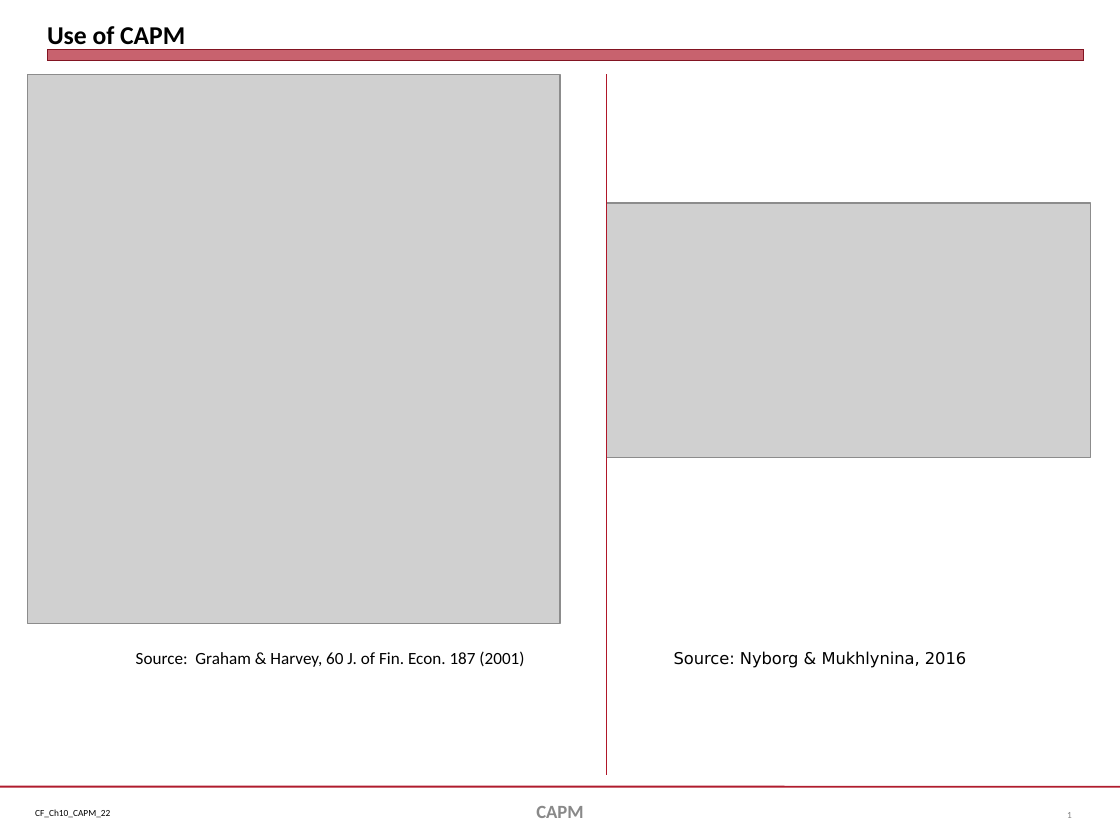
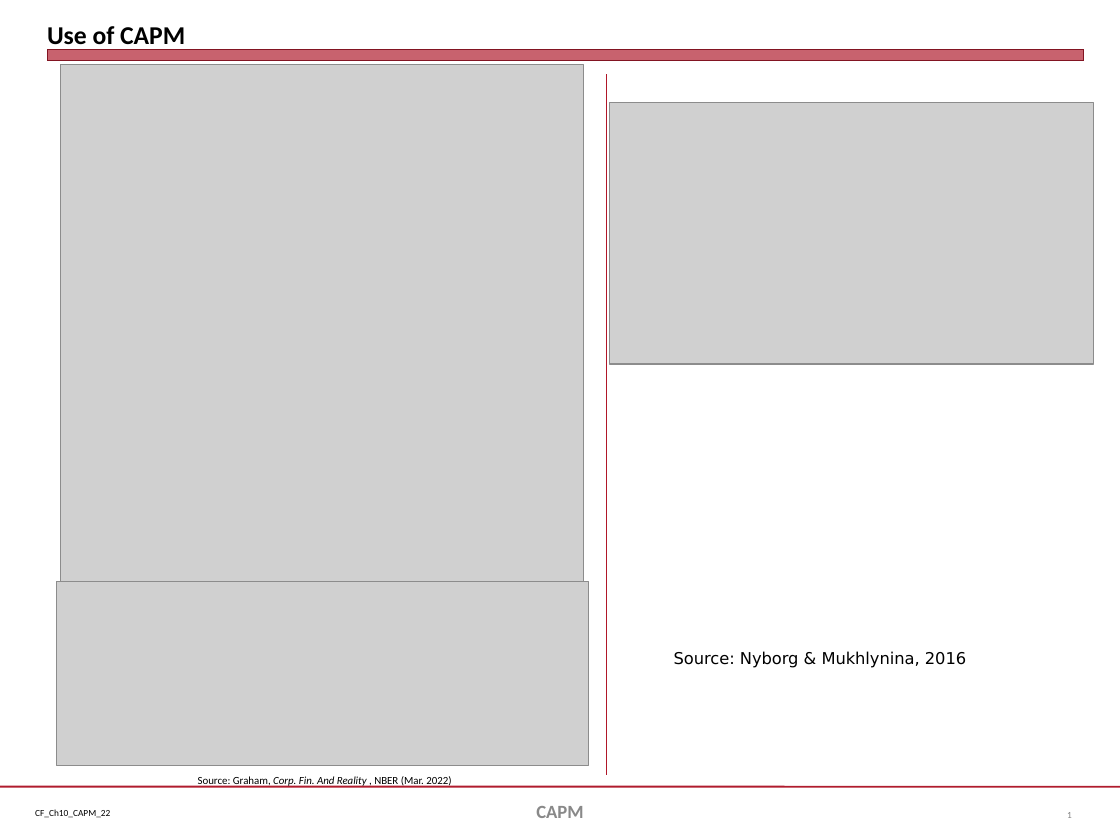
Before and after one commit to jmc877/Corporate-Finance, a slide deck: slide 1 of slides/CF_Ch10_CAPM_22.pptx. Drawn at 1120x840 pixels with LibreOffice and Linux fonts; fonts in the diff are those of the drawing; grey boxes stand for pictures. Boxes give left, top, right and bottom in pixels: in the first picture for what was removed or moved away, otherwise in the second. Text is boxed around its words. In the diff, an @@ line names an element or a change of style, - is before the commit and + after.

```diff
--- a/slides/CF_Ch10_CAPM_22.pptx
+++ b/slides/CF_Ch10_CAPM_22.pptx
@@ picture: place and size @@
-picture at <box>28,74,560,623</box>
+picture at <box>60,64,584,581</box>
@@ picture: place and size @@
-picture at <box>607,203,1091,457</box>
+picture at <box>609,103,1093,364</box>
@@ picture added at <box>57,581,589,766</box> @@
@@ text at <box>198,775,451,787</box>: text changed; size 11 to 7 pt @@
-Source: Graham & Harvey, 60 J. of Fin. Econ. 187 (2001)
+Source: Graham, Corp. Fin. And Reality , NBER (Mar. 2022)
```
Also in this commit, not shown: 7 other slides changed, 14 slides removed, 4 other files.
